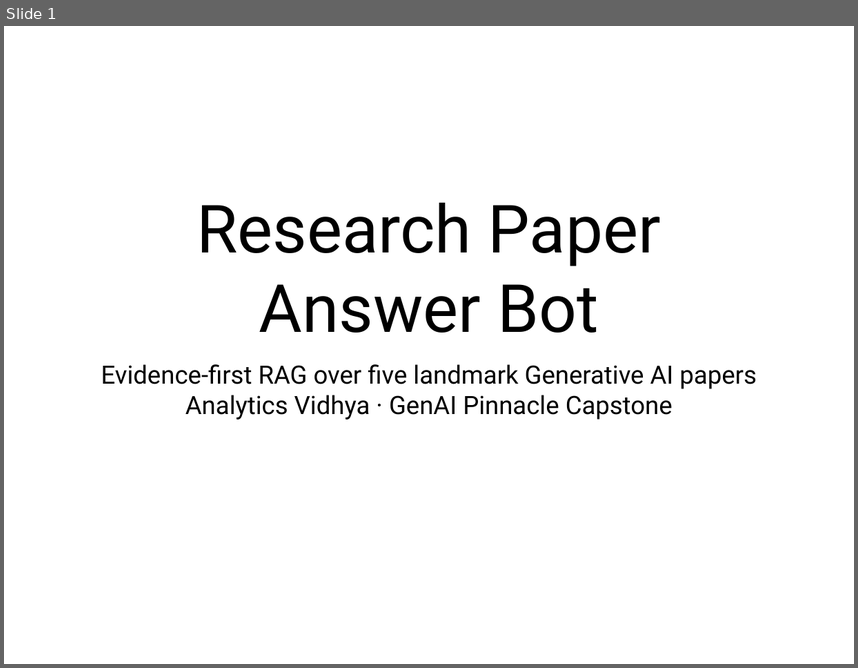
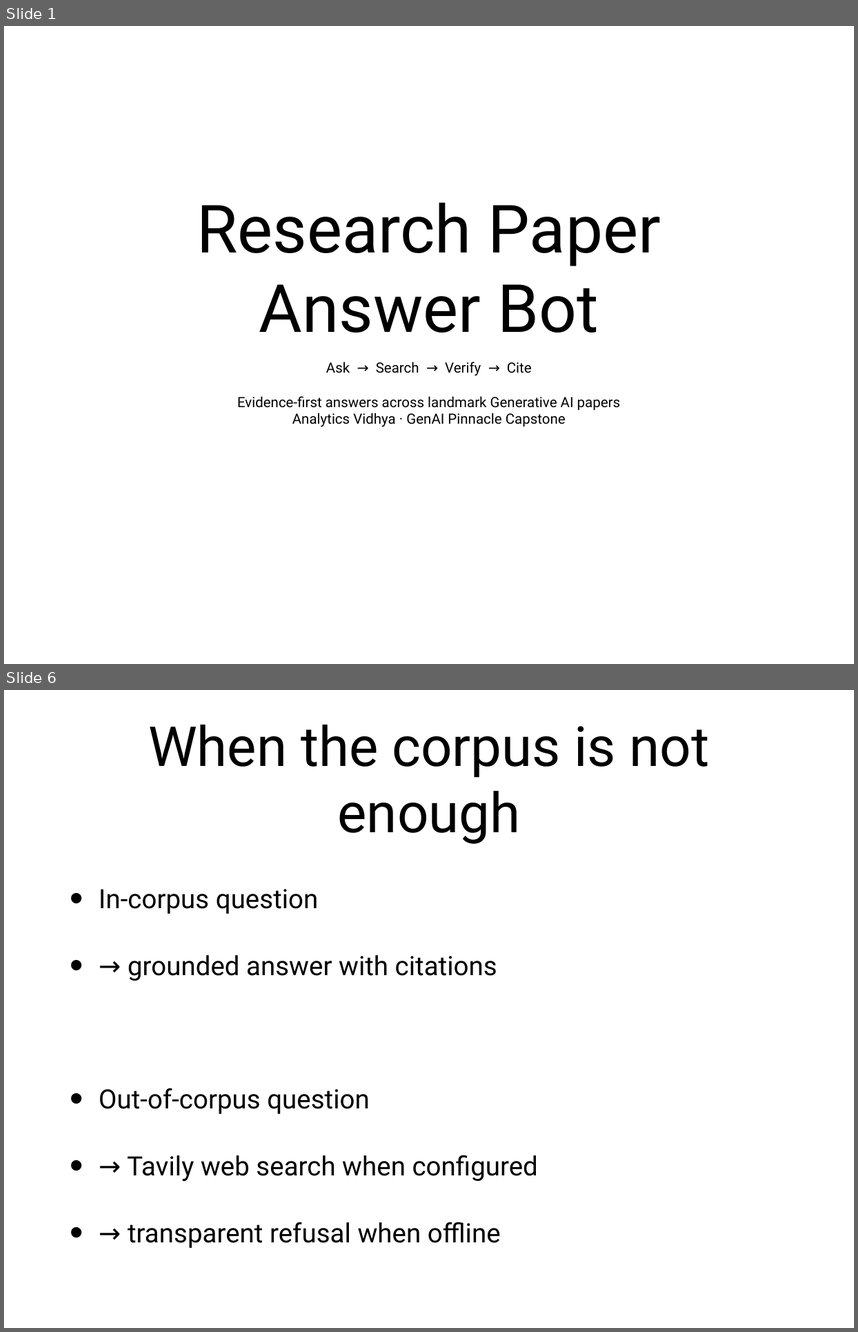
Before and after one commit to dineshshan10/Research_Paper_Capstone, a slide deck: docs/Research_Paper_Capstone_Presentation.pptx. Shown one above the other, each under a label of ours: slide 1 before the commit, slides 1 and 6 after it; the slides between them are not shown. The pictures are 858x668 and 858x1332 pixels, drawn with LibreOffice and Linux fonts; fonts in the diff are those of the drawing. Boxes give left, top, right and bottom in pixels: in the first picture for what was removed or moved away, otherwise in the second. Text is boxed around its words. In the diff, an @@ line names an element or a change of style, - is before the commit and + after.

Commit message:
Redesign capstone presentation

```diff
--- a/docs/Research_Paper_Capstone_Presentation.pptx
+++ b/docs/Research_Paper_Capstone_Presentation.pptx
@@ slide 6 added at box(4, 690, 854, 1328), background #FFFFFF @@
@@ title added at box(148, 724, 710, 844), 66.4 pt, text #000000 @@
+When the corpus is not enough
@@ text added at box(99, 889, 538, 1248), 32 pt, text #000000 @@
+• In-corpus question
+• → grounded answer with citations
+• Out-of-corpus question
+• → Tavily web search when configured
+• → transparent refusal when offline
@@ slide 1 changed as well @@
@@ subtitle at box(237, 361, 620, 410): text changed; size 30.3 to 17 pt @@
-Evidence-first RAG over five landmark Generative AI papers
+Ask → Search → Verify → Cite
+Evidence-first answers across landmark Generative AI papers
@@ subtitle at box(292, 412, 566, 427): size 30.3 to 17 pt in "Analytics Vidhya · GenAI Pinnacle Capstone" @@
```
Also in this commit, not shown: 4 other slides changed, 4 other slides added, 5 slides removed, 1 other file.
